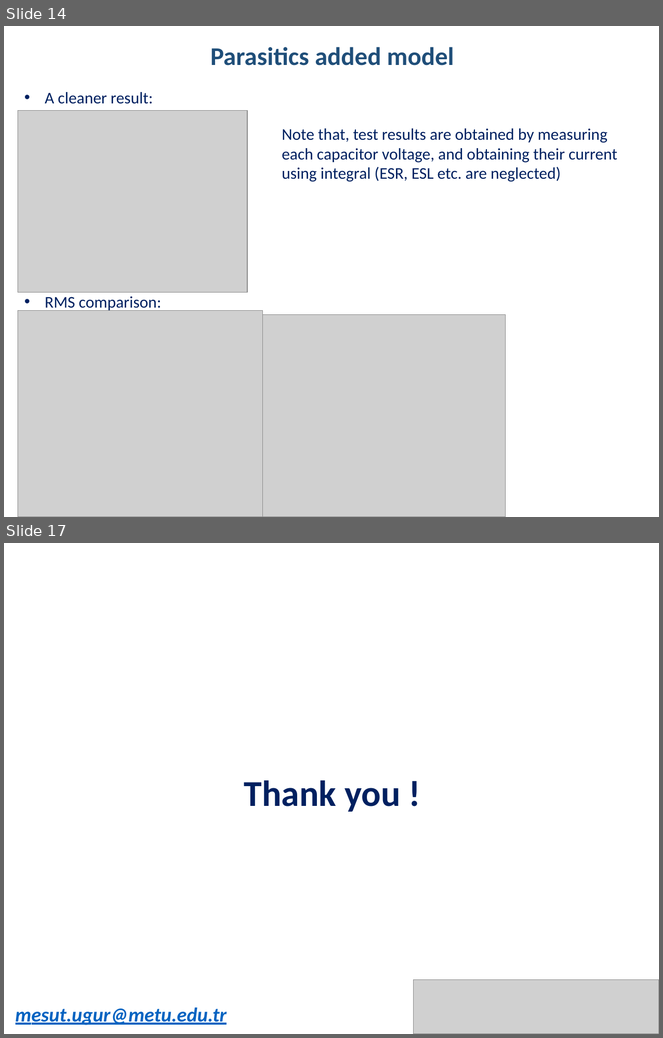
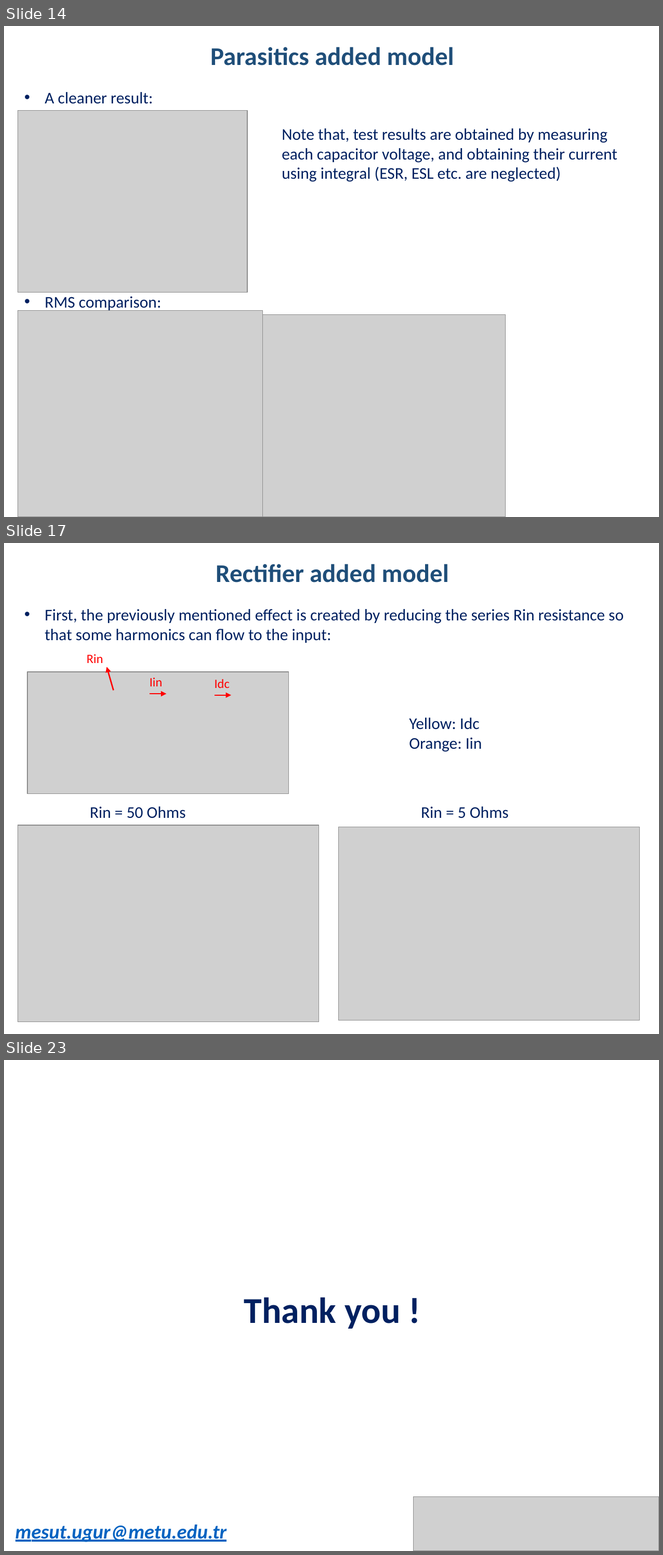
Before and after one commit to hakanpolat/IMMD, a slide deck: Simulation/dcbusmodelwrapup/immd_dcbusmodelwrapup.pptx. Shown one above the other, each under a label of ours: slides 14 and 17 before the commit, slides 14, 17 and 23 after it; the slides between them are not shown. The pictures are 663x1038 and 663x1555 pixels, drawn with LibreOffice and Linux fonts; fonts in the diff are those of the drawing; grey boxes stand for pictures. Boxes give left, top, right and bottom in pixels: in the first picture for what was removed or moved away, otherwise in the second. Text is boxed around its words. In the diff, an @@ line names an element or a change of style, - is before the commit and + after.

Commit message:
DC bus modeli üzerine hazırlanan sunumda rectifier etkileri incelendi. Sırada unbalance var.

```diff
--- a/Simulation/dcbusmodelwrapup/immd_dcbusmodelwrapup.pptx
+++ b/Simulation/dcbusmodelwrapup/immd_dcbusmodelwrapup.pptx
@@ slide 17 added at <box>4,543,659,1034</box>, background #FFFFFF @@
@@ text added at <box>216,564,449,583</box>, 28 pt, text #1F4E79, bold @@
+Rectifier added model
@@ text added at <box>45,609,624,643</box>, 18 pt, text #002060 @@
+• First, the previously mentioned effect is created by reducing the series Rin resistance so that some harmonics can flow to the input:
@@ text added at <box>87,654,103,663</box>, 14 pt, text #FF0000 @@
+Rin
@@ arrow added from (113, 691) to (107, 667), #FF0000 1.5 pt @@
@@ picture added at <box>27,672,289,794</box> @@
@@ text added at <box>150,678,163,687</box>, 14 pt, text #FF0000 @@
+Iin
@@ text added at <box>215,679,230,688</box>, 14 pt, text #FF0000 @@
+Idc
@@ arrow added from (150, 694) to (166, 694), #FF0000 1.5 pt @@
@@ arrow added from (214, 695) to (231, 695), #FF0000 1.5 pt @@
@@ text added at <box>409,718,482,752</box>, 18 pt, text #002060 @@
+Yellow: Idc
+Orange: Iin
@@ text added at <box>90,807,509,819</box>, 18 pt, text #002060 @@
+Rin = 50 Ohms Rin = 5 Ohms
@@ picture added at <box>18,825,319,1022</box> @@
@@ picture added at <box>339,827,640,1021</box> @@
@@ what was slide 17 is now slide 23 @@
```
Also in this commit, not shown: 5 slides changed, 5 other slides added, 4 other files.
